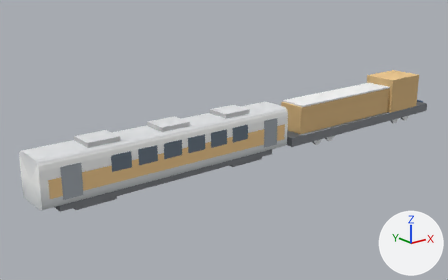
What one commit did to the glTF model docs/art/generated-2026-10-21-scene-kit/native3d/models/05_TRA_classic_3x2-05.glb.
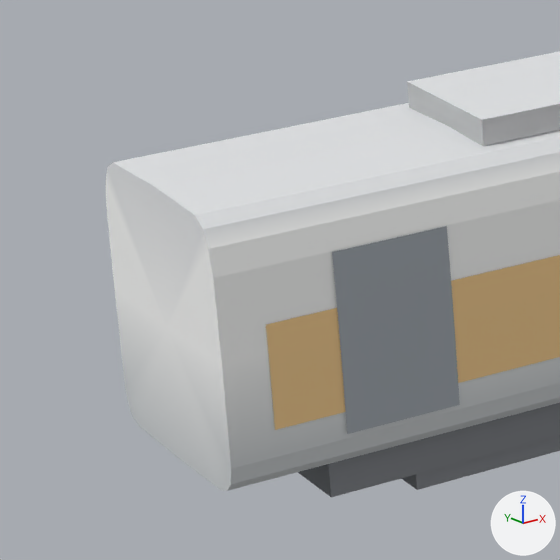
Old and new are each drawn whole from a camera (50 mm lens) standing at (-41.1, -33.5, 15.2) and looking at (-12.8, 1.9, 1.0) and again close up on the part from 0% to 23% of the width and 43% to 80% of the height. The lights are fixed; the arrows at lower right show +X, +Y and +Z. The older version's two pictures come first. Vertices at exactly the same position are counted once.
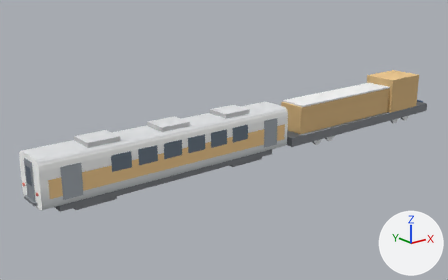
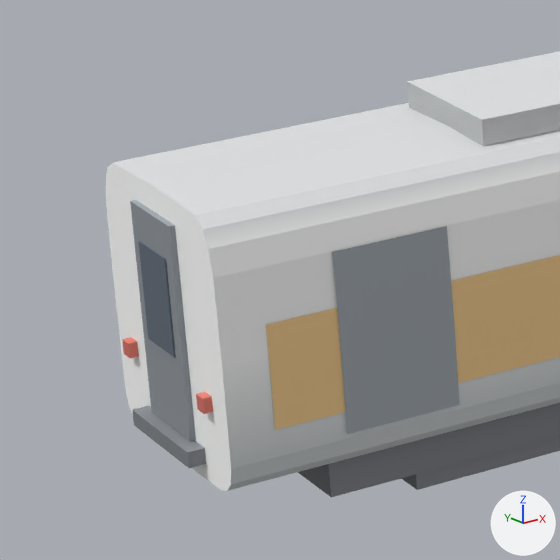
What differs and where, as boxes (x1, y1, x2, y2) in the close-ups (560 x 560 px):
part 1 of me_mesh_0, added: after (130, 200, 196, 441)
part 2 of me_mesh_0, added (blue): after (138, 241, 176, 357)
part 3 of me_mesh_0, added: after (132, 406, 206, 468)
part 4 of me_mesh_0, added: after (122, 337, 139, 358)
part 5 of me_mesh_0, added: after (196, 392, 213, 414)
part 6 of me_mesh_0, recoloured: (106, 163, 231, 491) in both

Edits to the bpy script that builds the scene:
```text
Change me_mesh_0:
    used by ob_mesh_0; location = (0.0, 0.0, 0.0)
    remove me_mesh_0.from_pydata(...)  # 442 vertices, 608 faces; spans x -28.7..9.1, y -1.5..1.5, z 0.0..4.1
    add me_mesh_0.from_pydata(...)  # 506 vertices, 704 faces; spans x -28.9..9.1, y -1.5..1.5, z 0.0..4.1
    me_mesh_0 part 1: a new loose piece, a box spanning x -28.765..-28.685, y -0.52..0.52, z 1.0..3.4, in mat_native_matte
    me_mesh_0 part 2: a new loose piece, a box spanning x -28.783..-28.757, y -0.35..0.35, z 1.9..3.0, in mat_native_matte
    me_mesh_0 part 3: a new loose piece, a box spanning x -28.89..-28.67, y -0.75..0.75, z 0.8..0.98, in mat_native_matte
    me_mesh_0 part 4: a new loose piece, a box spanning x -28.8..-28.7, y 0.915..1.085, z 1.5..1.67, in mat_native_matte
    me_mesh_0 part 5: a new loose piece, a box spanning x -28.8..-28.7, y -1.085..-0.915, z 1.5..1.67, in mat_native_matte
    me_mesh_0 part 6: 16 kept faces spanning x -28.7, y -1.5..1.5, z 0.6..3.7 get new vertex colours
    other edits to the shape of me_mesh_0 do not show in these pictures
```
